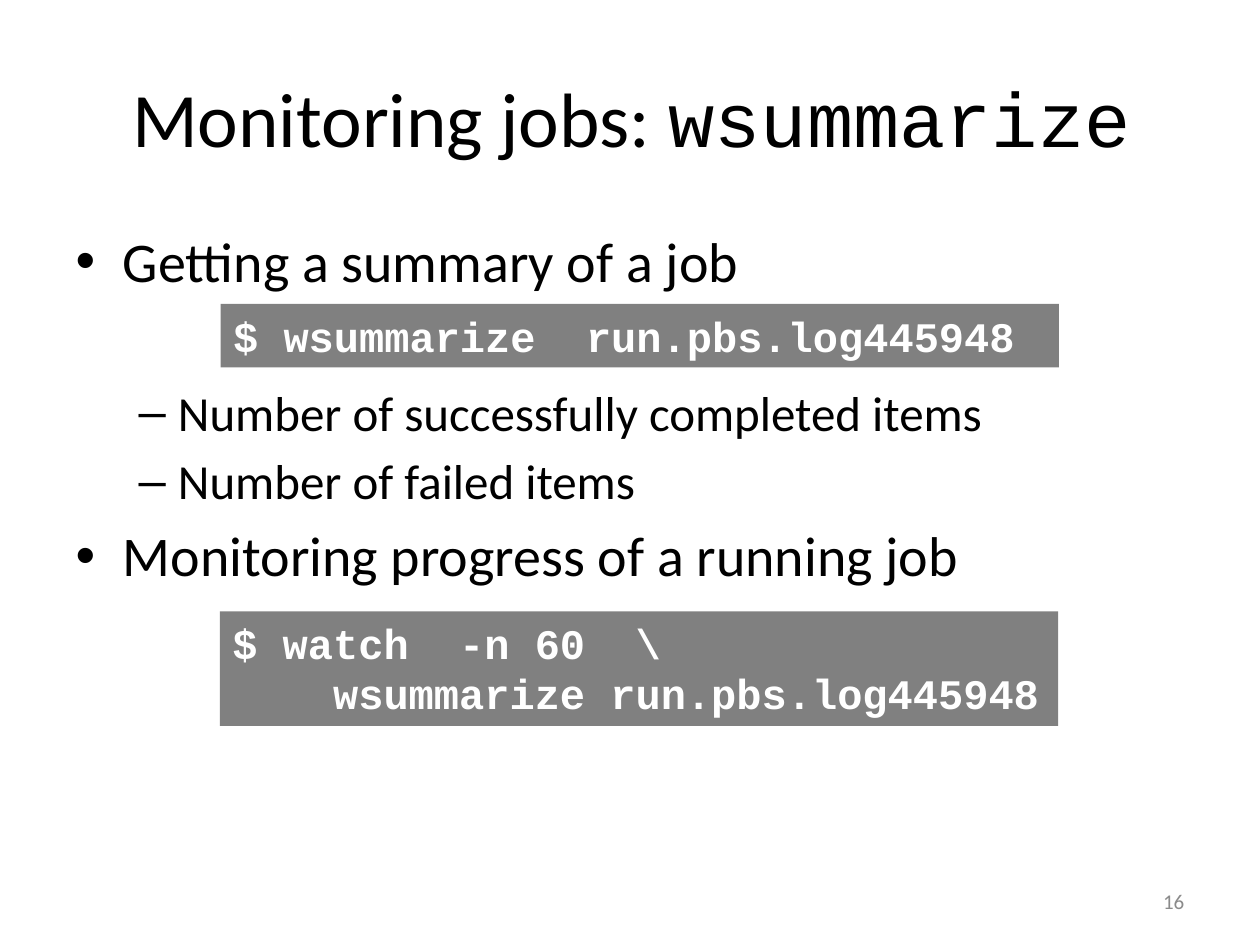
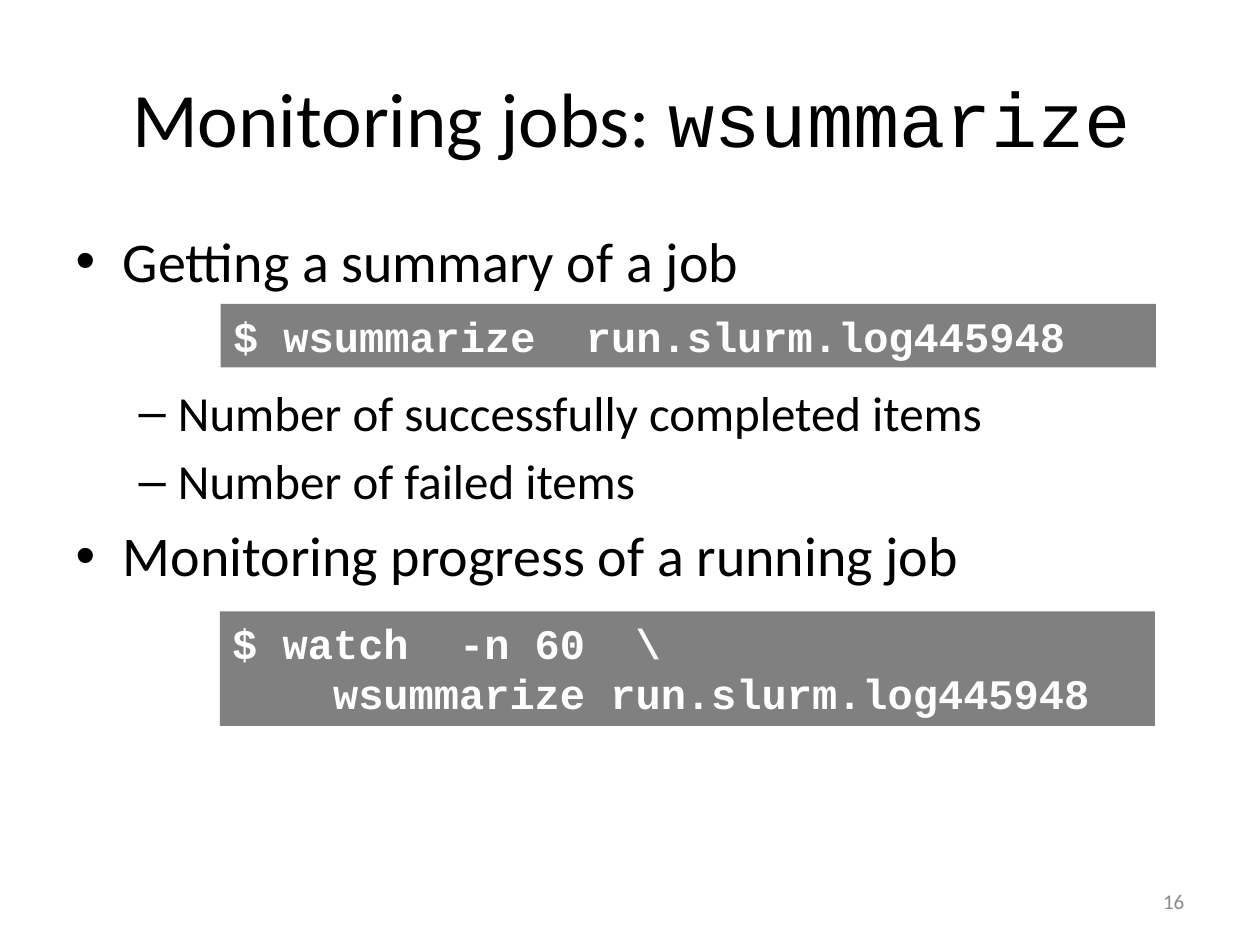
Before and after one commit to gjbex/worker-and-atools, a slide deck: slide 16 of worker_atools.pptx. Drawn at 1260x945 pixels with LibreOffice and Linux fonts; fonts in the diff are those of the drawing. Boxes give left, top, right and bottom in pixels: in the first picture for what was removed or moved away, otherwise in the second. Text is boxed around its words. In the diff, an @@ line names an element or a change of style, - is before the commit and + after.

Commit message:
Adapt worker slides for slurm

```diff
--- a/worker_atools.pptx
+++ b/worker_atools.pptx
@@ rectangle "$ wsummarize run.slurm.log445948": place and size @@
-rectangle "$ wsummarize run.slurm.log445948" at bbox=[220, 304, 1058, 367]
+rectangle "$ wsummarize run.slurm.log445948" at bbox=[220, 304, 1155, 367]
@@ text in rectangle at bbox=[283, 321, 1065, 361]: text changed @@
-$ wsummarize run.pbs.log445948
+$ wsummarize run.slurm.log445948
@@ rectangle "$ watch -n 60 \": place and size @@
-rectangle "$ watch -n 60 \" at bbox=[220, 611, 1058, 726]
+rectangle "$ watch -n 60 \" at bbox=[220, 611, 1155, 726]
@@ text in rectangle at bbox=[333, 679, 1089, 718]: text changed @@
-wsummarize run.pbs.log445948
+wsummarize run.slurm.log445948
```
Also in this commit, not shown: 13 other slides changed, 2 slides removed.
